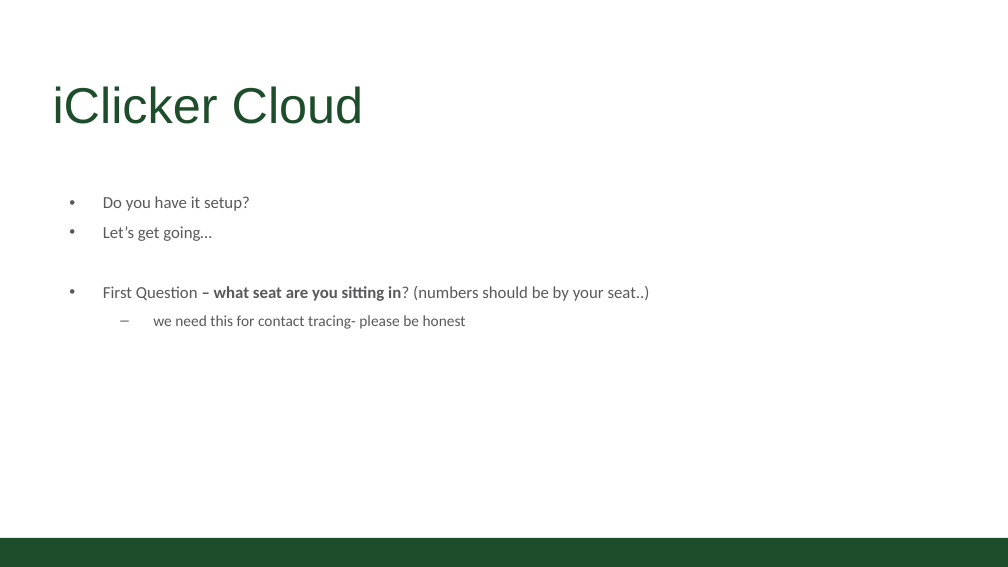
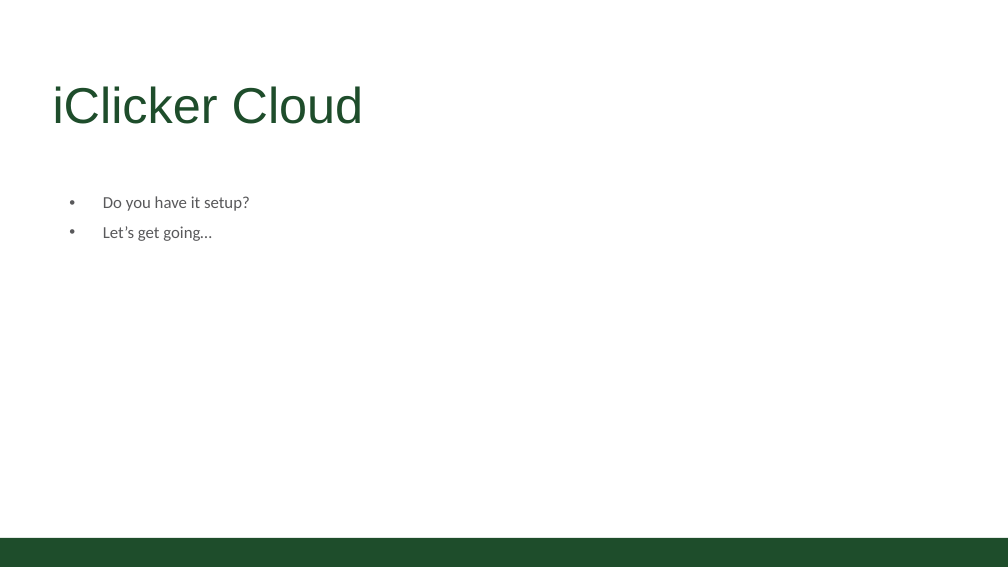
Before and after one commit to CSU-CompSci-CS163-4/Handouts, a slide deck: slide 3 of slides/On-Campus/02_01_Variables.pptx. Drawn at 1008x567 pixels with LibreOffice and Linux fonts; fonts in the diff are those of the drawing; background and template pictures are left out. Boxes give left, top, right and bottom in pixels: in the first picture for what was removed or moved away, otherwise in the second. Text is boxed around its words. In the diff, an @@ line names an element or a change of style, - is before the commit and + after.

```diff
--- a/slides/On-Campus/02_01_Variables.pptx
+++ b/slides/On-Campus/02_01_Variables.pptx
@@ text at [103, 286, 650, 329]: paragraphs removed @@
-• First Question – what seat are you sitting in? (numbers should be by your seat..)
-  – we need this for contact tracing- please be honest
```
Also in this commit, not shown: 1 other slide changed, 2 slides added.
